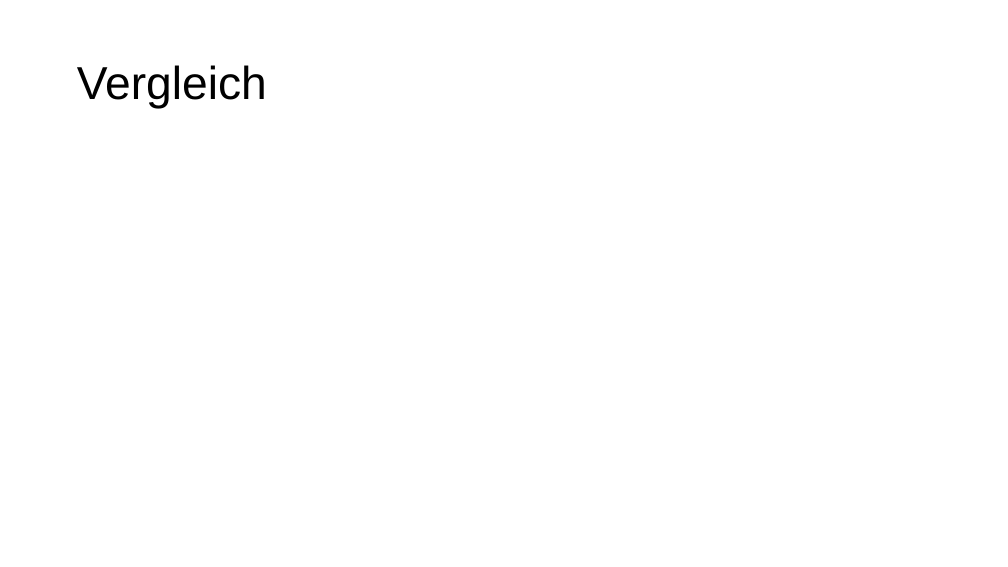
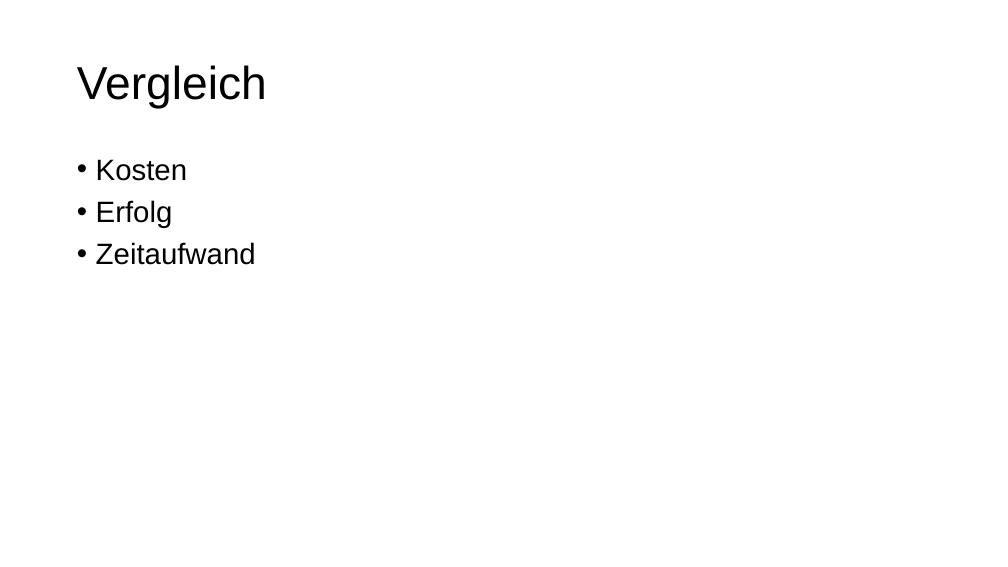
Before and after one commit to Fewa93/8vance, a slide deck: slide 14 of 8vance.pptx. Drawn at 1008x567 pixels with LibreOffice and Linux fonts; fonts in the diff are those of the drawing. Boxes give left, top, right and bottom in pixels: in the first picture for what was removed or moved away, otherwise in the second. Text is boxed around its words. In the diff, an @@ line names an element or a change of style, - is before the commit and + after.

Commit message:
Fragen für das Interview und Vergleich der pptx ergänzt

```diff
--- a/8vance.pptx
+++ b/8vance.pptx
@@ text added at (96, 159, 256, 265), 28 pt, text #000000 @@
+• Kosten
+• Erfolg
+• Zeitaufwand
```
Also in this commit, not shown: 1 other file.
